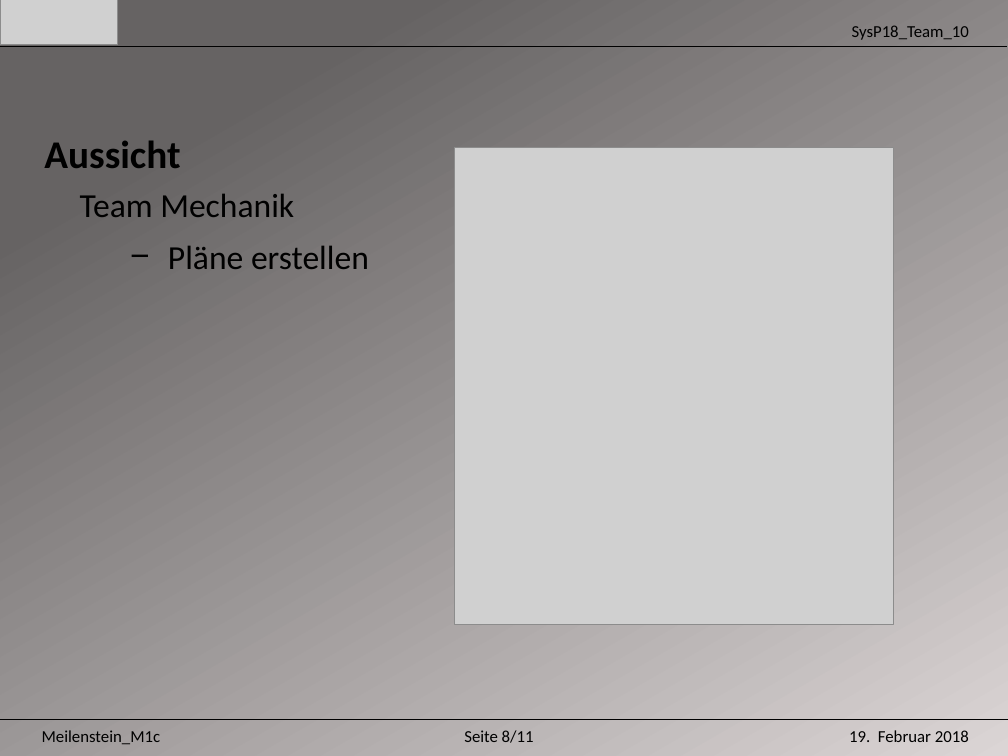
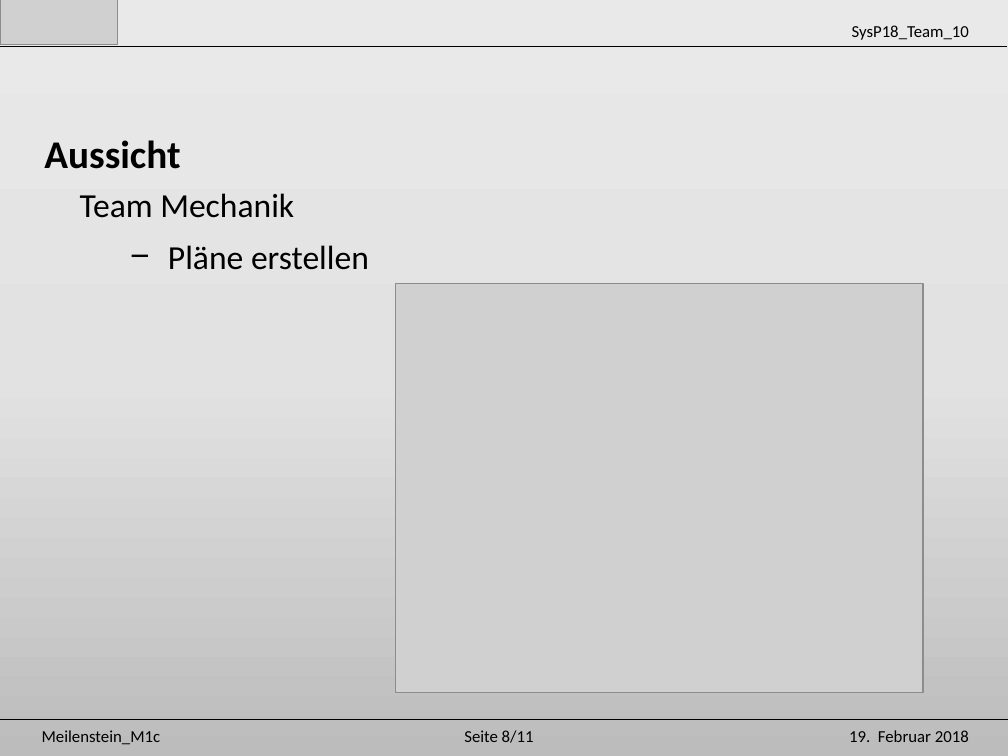
Before and after one commit to Unaqwyn/SysP18_1cv, a slide deck: slide 9 of 01_Organisation/02_Meilensteine/m1c/Praesentation_m1c.pptx. Drawn at 1008x756 pixels with LibreOffice and Linux fonts; fonts in the diff are those of the drawing; grey boxes stand for pictures. Boxes give left, top, right and bottom in pixels: in the first picture for what was removed or moved away, otherwise in the second. Text is boxed around its words. In the diff, an @@ line names an element or a change of style, - is before the commit and + after.

```diff
--- a/01_Organisation/02_Meilensteine/m1c/Praesentation_m1c.pptx
+++ b/01_Organisation/02_Meilensteine/m1c/Praesentation_m1c.pptx
@@ background gradient #DBD6D6 to #666464 to gradient #EBEAEA to #E4E3E3 to #BDBCBC @@
@@ picture: place and size @@
-picture at bbox=[455, 148, 894, 625]
+picture at bbox=[396, 284, 923, 694]
```
Also in this commit, not shown: 11 other slides changed.
